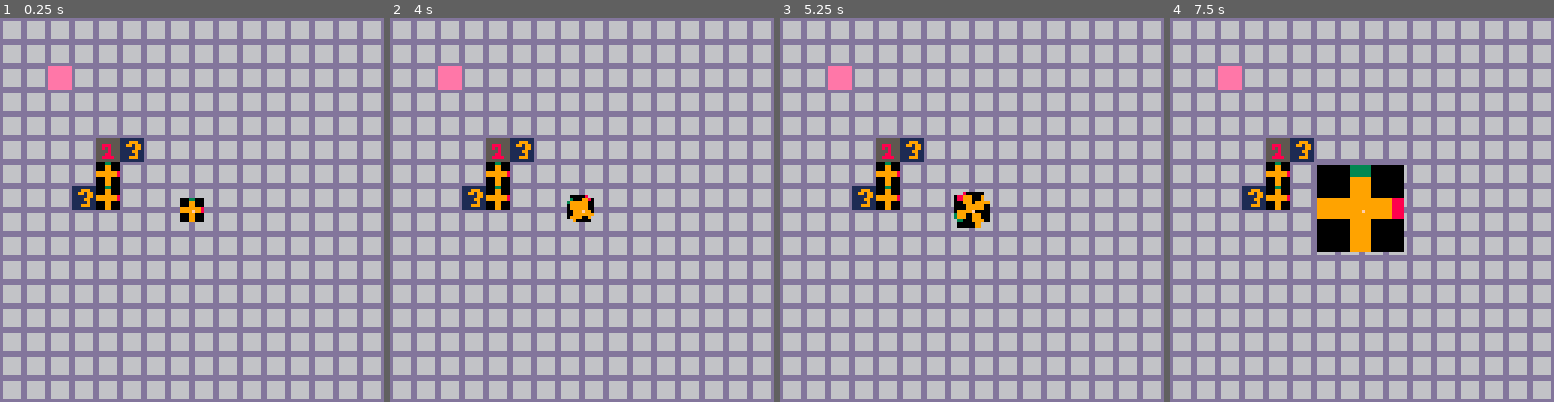
Above: before the commit, frames 1-4 (left to right).
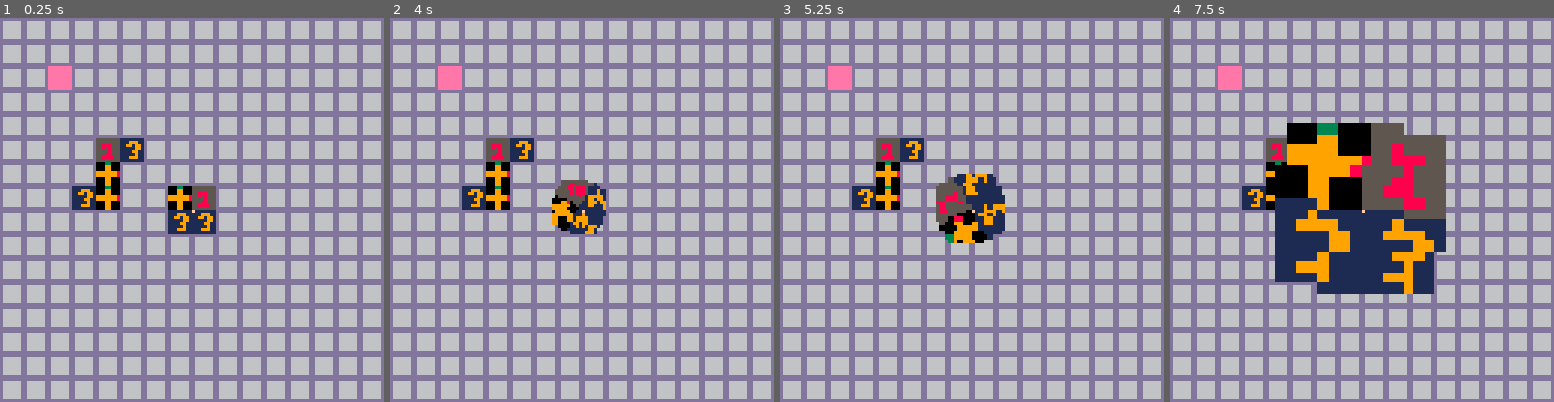
Above: after the commit, the same moments.

Repository: mphelp/picoresearch
Game: PICO-8 cartridge carts/rot2.p8
The game is run twice, just before and just after one commit, with the same random seed, the same clock (stepped at 60 frames per second) and the same inputs.
Inputs:
- Up to frame 1 (0.25 s): no input
- Up to frame 2 (4 s): tap O (Z key) at 0.33, 0.7, 1.43, 2.22, 3.1, 3.98 s; tap X (X key) at 1.07, 2.07, 2.4, 2.73, 3.07, 3.4, 3.73 s; hold Left 1.97-2.37 s; hold Down 2.42-2.82 s; hold Right 2.87-3.53 s; hold Up from 3.58 s (still down)
- Up to frame 3 (5.25 s): tap X (X key) every 0.33 s from 4.07 to 5.07 s; release Up at 4.08 s; hold Right 4.13-4.53 s; hold Down 4.58-5.08 s; tap O (Z key) at 4.87 s; hold Left from 5.13 s (still down)
- Up to frame 4 (7.5 s): tap X (X key) every 0.33 s from 5.4 to 7.4 s; tap O (Z key) at 5.75, 6.63 s; release Left at 5.8 s; hold Up 5.85-6.18 s; hold Left 6.23-6.63 s; hold Down 6.68-7.08 s; hold Right from 7.13 s (still down)

The runs differ from the first frame. In frame 1, 1.5% of the frame differs, in the area x 43-57%, y 43-57%; in frame 2, 1.7%; in frame 3, 2.8%; in frame 4, 18%, in the area x 27-72%, y 27-72%.

Commit message:
ready to transfer this over to game

Diff:
--- a/carts/rot2.p8
+++ b/carts/rot2.p8
@@ -79,7 +79,7 @@
 	-- rotate sprite (using sprite 32/16 as buffer)
 
 	-- width 1 for 1x1, 2 for 2x2, 3 for 3x3
-	rspr(self.sx,self.sy,32,16,-self.angle,1)
+	rspr(self.sx,self.sy,32,16,-self.angle,2)
 	-- project
 	--print(self.cx)
 	--print(self.cy)
@@ -94,9 +94,9 @@
  	--sspr(32,16,16,16,x-4*w,y-4*w,16*w,16*w)
 
 	-- 1x1
-	sspr(32,16,16,16,x-4*w,y-4*w,16*w,16*w)
+	--sspr(32,16,16,16,x-4*w,y-4*w,16*w,16*w)
 	-- 2x2
- 	--sspr(32,16,16,16,x-8*w,y-8*w,16*w,16*w)
+ 	sspr(32,16,16,16,x-8*w,y-8*w,16*w,16*w)
 	-- 3x3
 	--sspr(32,16,16,16,x-12*w,y-12*w,16*w,16*w)
 
@@ -124,8 +124,9 @@
 	--plyr.angle+=plyr.da
 	--plyr.da*=0.9
 
-	local x,y=world_radius*cos(plyr.angle),-world_radius*sin(plyr.angle)
-	plyr.x,plyr.y=x,y
+	-- No world radius needed!!
+	--local x,y=world_radius*cos(plyr.angle),-world_radius*sin(plyr.angle)
+	plyr.x,plyr.y=0,0
 
 	--if btnp(4) then
 	--	make_part(x,y,plyr.angle+0.5)
